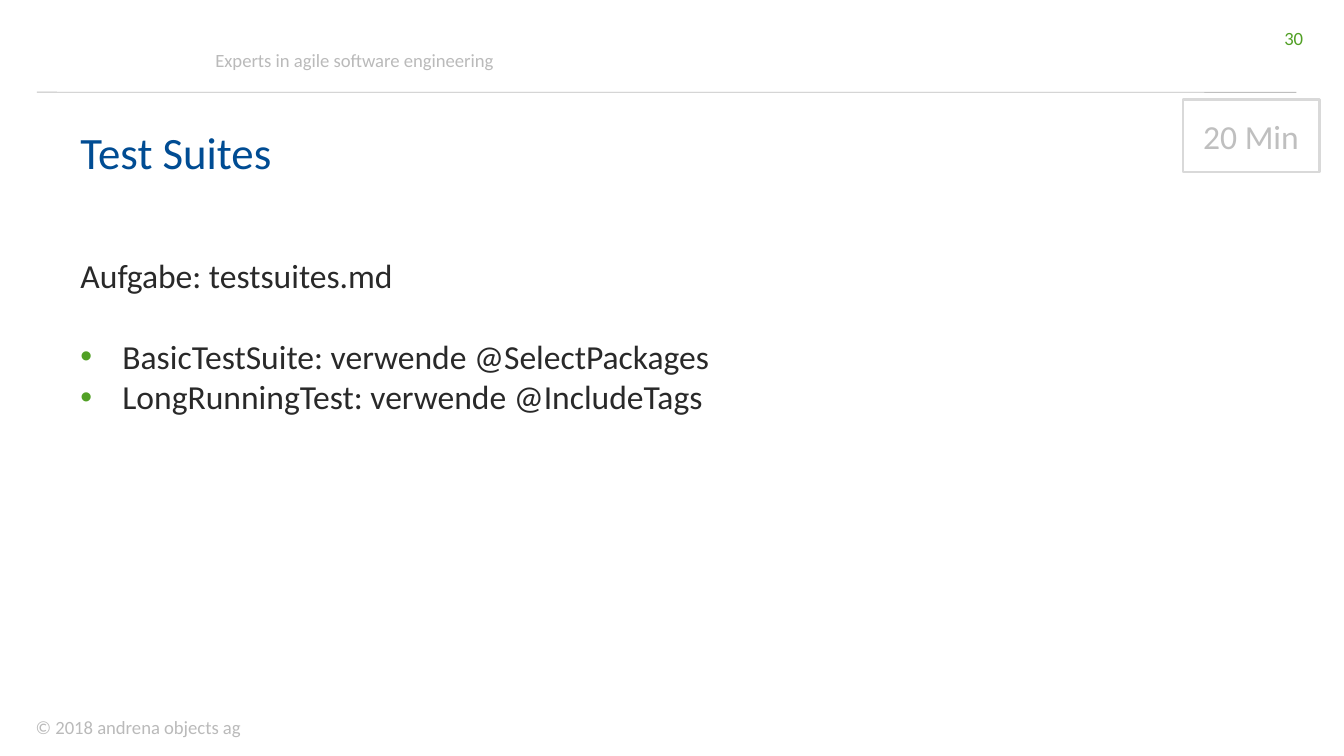
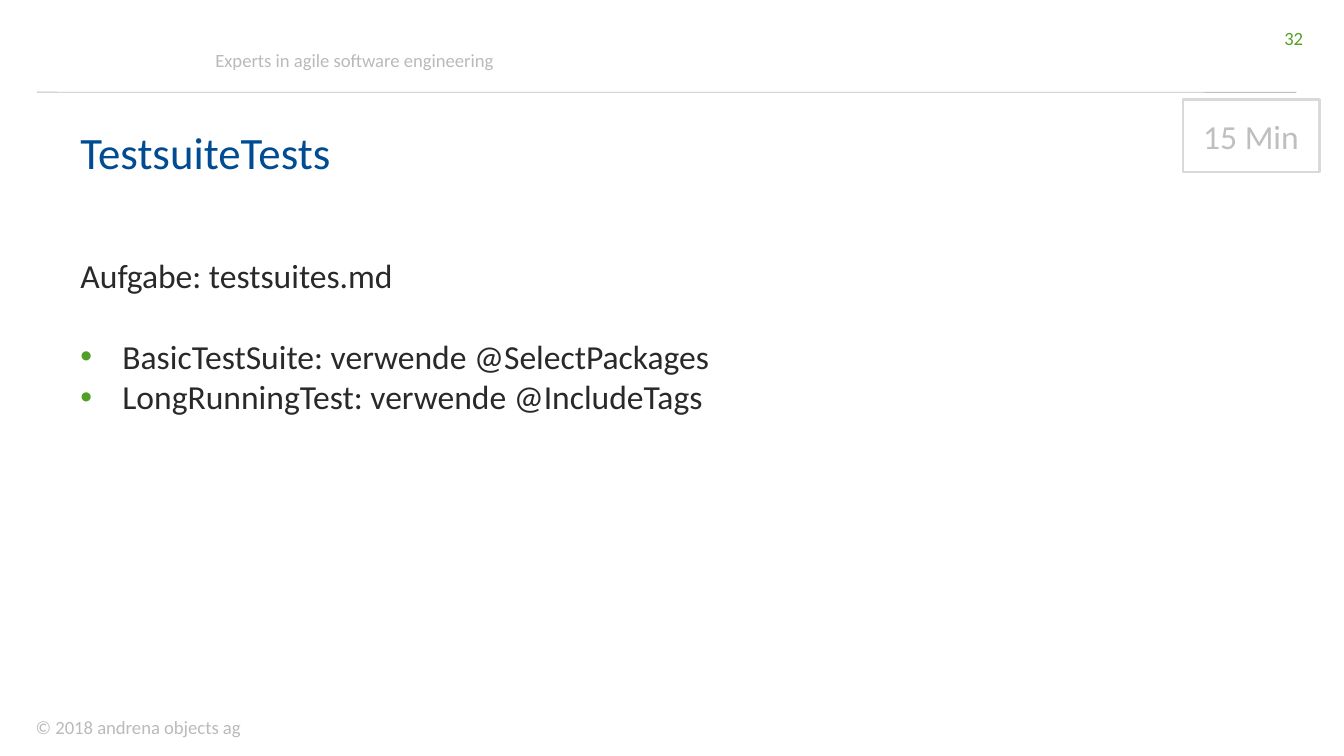
Before and after one commit to andrena/junit5-workshop-et-ka-2018, a slide deck: slide 32 of files/Folien.pptx (slide 30 before the commit). Drawn at 1344x756 pixels with LibreOffice and Linux fonts; fonts in the diff are those of the drawing; background and template pictures are left out. Boxes give left, top, right and bottom in pixels: in the first picture for what was removed or moved away, otherwise in the second. Text is boxed around its words. In the diff, an @@ line names an element or a change of style, - is before the commit and + after.

```diff
--- a/files/Folien.pptx
+++ b/files/Folien.pptx
@@ page number at bbox=[1284, 33, 1303, 45]: text changed @@
-30
+32
@@ text at bbox=[80, 138, 330, 170]: text changed @@
-Test Suites
+TestsuiteTests
@@ text in rectangle at bbox=[1203, 126, 1299, 149]: text changed @@
-20 Min
+15 Min
```
Also in this commit, not shown: 10 other slides changed, 13 slides added.
